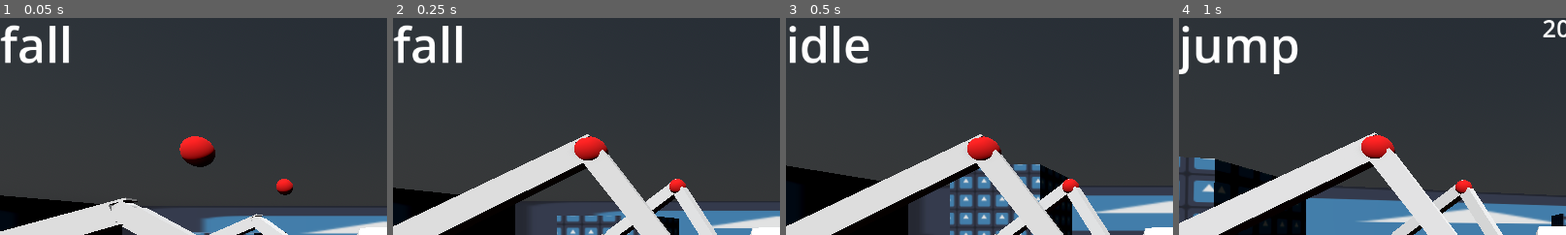
Above: before the commit, frames 1-4 (left to right).
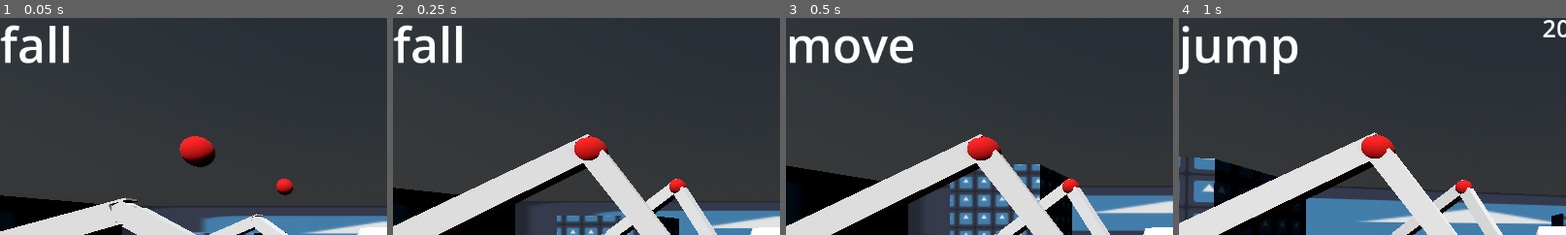
Above: after the commit, the same moments.

Repository: Groblockia/Undertaker_project
Game: Godot game, scene res://scenes/levels/level_prototyping.tscn
The game is run twice, just before and just after one commit, with the same random seed, the same clock (stepped at 60 frames per second) and the same inputs. The engine's default icon, where the game draws it, is replaced by a stand-in: a white triangle on a blue panel in a dark square.
Inputs (mouse positions are % of the whole screen's width and height, from its top left):
- Up to frame 1 (0.05 s): no input
- Up to frame 2 (0.25 s): no input
- Up to frame 3 (0.5 s): no input
- Up to frame 4 (1 s): move the mouse to (55, 50) at 0.52 s; hold W (forward) from 0.53 s (still down); hold Shift (sprint) from 0.53 s (still down); tap Space (jump) at 0.77, 0.8 s
The pictures show only the part of the screen within x 0-50%, y 2-51%; the shares and areas given below are measured in that part.

Frames 1-2 are identical in both runs. In frame 3, 2.3% of the frame differs, in the area x 0-33%, y 3-21%; in frame 4, nothing differs.

Commit message:
nettoyage

Diff:
--- a/scenes/Player/player_script.gd
+++ b/scenes/Player/player_script.gd
@@ -1,7 +1,37 @@
 extends CharacterBody3D
 
-##handles the player character
+##Player Character Script
 class_name Player
+
+@export_group("Movement Stats")
+##default move speed
+@export var SPEED: float = 6.0
+##default sprint speed
+@export var SPRINT_SPEED: float = 12.0
+##default acceleration speed
+@export var ACCELERATION_SPEED: float = 6.0
+##default deceleration speed
+@export var DECCELERATION_SPEED: float = 6.0
+##default air deceleration speed
+@export var AIR_DECCEL_SPEED: float = 2.0
+##default move speed while charging a jump
+@export var CHARGING_SPEED: float = 5.0
+##default jump velocity
+@export var DEF_JUMP_VELOCITY: float = 20.0
+##maximum jump velocity
+@export var MAX_JUMP_VELOCITY: float = 40.0
+##charged jump charging speed
+@export var JUMP_CHARGE_SPEED: float = 15.0
+##jump angle in degrees
+@export_range(0,90) var JUMP_ANGLE_DEG: float = 45.0
+##gravity force multiplier
+@export var GRAVITY_MULTIPLIER: float = 4.0
+
+@onready var current_jump_value: float
+@onready var head :Node3D = $head
+@onready var state_label = $Control/state_label
+@onready var collision_mesh = $CollisionShape3D
+@onready var geometry_mesh = $mech_prototype
 
 var player_can_move := true:
 	set(value):
@@ -10,27 +40,11 @@
 		else: velocity = prev_vel
 
 var state_machine: PlayerStateMachine
-var gravity := 9.8 * 4
+var gravity := 9.8 * GRAVITY_MULTIPLIER
 var direction: Vector3
 var input_dir: Vector2
 var prev_vel: Vector3
 
-@export var SPEED: float = 6.0
-@export var SPRINT_SPEED: float = 12.0
-@export var ACCELERATION_SPEED: float = 6.0
-@export var DECCELERATION_SPEED: float = 6.0
-@export var AIR_DECCEL_SPEED: float = 2.0
-@export var CHARGING_SPEED: float = 2.0
-@export var DEF_JUMP_VELOCITY: float = 20.0
-@export var MAX_JUMP_VELOCITY: float = 40.0
-#@export var jump_forward_impulse : float = 20.0
-@export_range(0,90) var JUMP_ANGLE_DEG: float = 45.0
-@onready var current_jump_value: float
-
-@onready var head :Node3D = $head
-@onready var state_label = $Control/state_label
-@onready var collision_mesh = $CollisionShape3D
-@onready var geometry_mesh = $mech_prototype
 
 func _ready() -> void:
 	state_machine = PlayerStateMachine.new()
@@ -46,6 +60,7 @@
 
 	state_machine.set_initial_state("player_idle")
 	Input.set_mouse_mode(Input.MOUSE_MODE_CAPTURED)
+
 
 func _process(delta: float) -> void:
 	if player_can_move: #run corresponding state machine function
@@ -68,10 +83,9 @@
 func _physics_process(delta: float) -> void:
 	if player_can_move: #run corresponding state machine function
 		state_machine.physics_update(delta)
+
 		get_movement_direction()
 		rotate_with_head()
-
-
 
 
 func _input(event: InputEvent) -> void:
@@ -81,13 +95,16 @@
 	#if Input.is_action_just_pressed("interact"):
 		#interaction()
 
+
 func get_current_state() -> String:
 	return state_machine.get_current_state_name()
+
 
 func pause_all_movements() -> void:
 	prev_vel = velocity
 	velocity = Vector3(0,0,0)
 	state_machine.change_state("player_idle")
+
 
 #func interaction() -> void:
 	#@warning_ignore("unsafe_method_access", "untyped_declaration")
@@ -96,17 +113,26 @@
 		#@warning_ignore("unsafe_method_access")
 		#col.interact(self)
 
-func get_movement_direction():
+
+func is_moving() -> bool:
+	return Input.get_vector("forward", "backward", "left", "right") != Vector2.ZERO
+
+
+func get_movement_direction() -> void:
 	input_dir = (Input.
 	get_vector("left", "right", "forward", "backward"))
 	direction = (transform.basis * Vector3(input_dir.x, 0, input_dir.y)).normalized().rotated(Vector3.UP, head.rotation.y)
 
+
+##moves the player character based on input direction, speed, and acceleration
 func move(delta: float, speed: float, accel: float = 6.0) -> void:
 	velocity.x = lerp(velocity.x, direction.x * speed, delta * accel)
 	velocity.z = lerp(velocity.z, direction.z * speed, delta * accel)
 
 	move_and_slide()
 
+
+##rotates the player model to match the head direction
 func rotate_with_head() -> void:
 	#print("model rotation.y = ", snapped(rad_to_deg(geometry_mesh.rotation.y),0.01), ", head rotation.y = ", snapped(rad_to_deg(head.rotation.y),0.01) )
 	geometry_mesh.rotation.y = lerp_angle(geometry_mesh.rotation.y, head.rotation.y, 0.3)
--- a/scenes/Player/states/playerState_fall.gd
+++ b/scenes/Player/states/playerState_fall.gd
@@ -7,16 +7,16 @@
 
 func enter(_prev_state: String = "") -> void:
 	op = state_machine.owner
-	#print("entering fall state")
 	Debug.player_state = "fall"
 
 func physics_update(delta: float) -> void:
+	#apply gravity and movement while in the air
 	op.velocity.y -= op.gravity * delta
 	op.move(delta, op.SPEED, op.AIR_DECCEL_SPEED)
 
+	#transition to idle or move state when landing
 	if op.is_on_floor():
-		#if trying to move:
-		if Input.get_vector("forward", "backward", "left", "right") != Vector2.ZERO:
+		if op.is_moving:
 			state_machine.change_state("player_move")
 		else:
 			state_machine.change_state("player_idle")
--- a/scenes/Player/states/playerState_idle.gd
+++ b/scenes/Player/states/playerState_idle.gd
@@ -7,8 +7,8 @@
 
 func enter(_prev_state: String = "") -> void:
 	op = state_machine.owner
-	#print("entering idle state")
 	Debug.player_state = "idle"
+
 
 func physics_update(delta: float) -> void:
 	op.move(delta, op.SPEED, op.DECCELERATION_SPEED)
@@ -16,8 +16,9 @@
 	if !op.is_on_floor():
 		state_machine.change_state("player_fall")
 
+
 func handle_input(_event: InputEvent) -> void:
-	if Input.get_vector("forward", "backward", "left", "right") != Vector2.ZERO:
+	if op.is_moving:
 		state_machine.change_state("player_move")
 
 	if Input.is_action_just_pressed("jump"):
--- a/scenes/Player/states/playerState_jump.gd
+++ b/scenes/Player/states/playerState_jump.gd
@@ -1,55 +1,44 @@
 extends PlayerStateInterface
 
-##applies the jump to the player based on the charged jump power
+##applies the jump to the player based on the charged jump power when jump key is released
 class_name PlayerJumpState
 
 var op: Player
-var vertical_part: Vector3
-var horizontal_part: Vector3
-var prev_velocity
+var prev_velocity: Vector3
 var final_angle: float
 
 func enter(_prev_state: String = "") -> void:
 	op = state_machine.owner
-	#print("entering jump state")
 	Debug.player_state = "jump"
+
+	#store velocity and jump at start of jump
 	prev_velocity = op.velocity
-
-	# 1. On récupère la direction d'INPUT (et non la vitesse actuelle qui est lente)
-	# On normalise pour être sûr d'avoir une longueur de 1
 	var input_dir = op.direction
-
 	final_angle = op.JUMP_ANGLE_DEG
 
-	#saut sur place:
+	#if no movement input, make the jump vertical only
 	if input_dir.length_squared() < 0.1:
-		input_dir = Vector3.ZERO # Pas de composante horizontale
-		final_angle = 90.0 # Force le saut à la verticale
+		input_dir = Vector3.ZERO
+		final_angle = 90.0
 
+	#calculate jump vector
 	var angle_rad = deg_to_rad(final_angle)
 	var vertical_power = sin(angle_rad)
 	var horizontal_power = cos(angle_rad)
-
 	var jump_vector_y = Vector3.UP * vertical_power
 	var jump_vector_h = input_dir * horizontal_power
-
 	var launch_vector = (jump_vector_y + jump_vector_h).normalized() * op.current_jump_value
 
+	#apply jump
 	op.velocity = launch_vector
 	op.velocity += prev_velocity
 
-	#vertical_part = Vector3.UP * op.current_jump_value
-	#horizontal_part = Vector3.ZERO
-	#
-	#if op.direction.length_squared() > 0:
-		#horizontal_part = op.direction * op.jump_forward_impulse
-	#
-	#op.velocity.y = 0
-	#op.velocity = Vector3(op.velocity.x, 0, op.velocity.z) + horizontal_part + vertical_part
 
 func physics_update(delta: float) -> void:
+	#apply gravity and movement while in the air
 	op.velocity.y -= op.gravity * delta
 	op.move(delta, op.SPEED, op.AIR_DECCEL_SPEED)
 
+	#transition to fall state when falling down
 	if op.velocity.y <= 0:
 		state_machine.change_state("player_fall")
--- a/scenes/Player/states/playerState_jumpCharge.gd
+++ b/scenes/Player/states/playerState_jumpCharge.gd
@@ -2,37 +2,41 @@
 
 ##decides how much jump power to give the player based on how long they hold the jump button
 class_name PlayerJumpChargeState
+var op: Player
 
-var op: Player
-var current_charge_time: float
+#time before the jump starts charging
+const CHARGE_THRESHOLD: float = 0.25
 
-const CHARGE_THRESHOLD: float = 0.25
+var current_jump_force: float
 var time_held: float
 
 func enter(_prev_state: String = "") -> void:
 	op = state_machine.owner
-	#print("entering jumpCharge state")
-	current_charge_time = op.DEF_JUMP_VELOCITY
+	Debug.player_state = "jumpCharge"
+	current_jump_force = op.DEF_JUMP_VELOCITY
 	time_held = 0
-	Debug.player_state = "jumpCharge"
+
 
 func physics_update(delta: float) -> void:
 
 	time_held += delta
 
 	if Input.is_action_pressed("jump"):
+		#if jump is held long enough, start charging the jump
 		if time_held > CHARGE_THRESHOLD:
-			current_charge_time += delta * 15
-			current_charge_time = clamp(current_charge_time, 0.0, op.MAX_JUMP_VELOCITY)
+			current_jump_force += delta * op.JUMP_CHARGE_SPEED
+			current_jump_force = clamp(current_jump_force, 0.0, op.MAX_JUMP_VELOCITY)
 
+			#movement speed while charging the jump
 			op.move(delta, op.CHARGING_SPEED)
 
-			Debug.generic_value = str(snapped(current_charge_time, 0.01))
+			Debug.generic_value = str(snapped(current_jump_force, 0.01))
 
 		else:
 			op.move(delta, op.SPEED)
 
 	if Input.is_action_just_released("jump"):
-		Debug.generic_value = str(snapped(current_charge_time, 0.01))
-		op.current_jump_value = current_charge_time
+		Debug.generic_value = str(snapped(current_jump_force, 0.01))
+
+		op.current_jump_value = current_jump_force
 		state_machine.change_state("player_jump")
--- a/scenes/Player/states/playerState_move.gd
+++ b/scenes/Player/states/playerState_move.gd
@@ -7,13 +7,11 @@
 
 func enter(_prev_state: String = "") -> void:
 	op = state_machine.owner
-	#print("entering move state")
 	Debug.player_state = "move"
 
 
 func physics_update(delta: float) -> void:
-	#if no movement
-	if Input.get_vector("forward", "backward", "left", "right") == Vector2.ZERO:
+	if !op.is_moving:
 		state_machine.change_state("player_idle")
 
 	if Input.is_action_pressed("sprint"):
@@ -25,6 +23,7 @@
 	if !op.is_on_floor():
 		state_machine.change_state("player_fall")
 
+
 func handle_input(_event: InputEvent) -> void:
 	if Input.is_action_just_pressed("jump"):
 		state_machine.change_state("player_jumpCharge")
--- a/scenes/Player/states/playerState_sprint.gd
+++ b/scenes/Player/states/playerState_sprint.gd
@@ -7,13 +7,11 @@
 
 func enter(_prev_state: String = "") -> void:
 	op = state_machine.owner
-	#print("entering sprint state")
 	Debug.player_state = "sprint"
 
 
 func physics_update(delta: float) -> void:
-	#if no movement
-	if Input.get_vector("forward", "backward", "left", "right") == Vector2.ZERO:
+	if !op.is_moving:
 		state_machine.change_state("player_idle")
 
 	if Input.is_action_just_released("sprint"):
@@ -25,6 +23,7 @@
 	if !op.is_on_floor():
 		state_machine.change_state("player_fall")
 
+
 func handle_input(_event: InputEvent) -> void:
 	if Input.is_action_just_pressed("jump"):
 		state_machine.change_state("player_jumpCharge")
